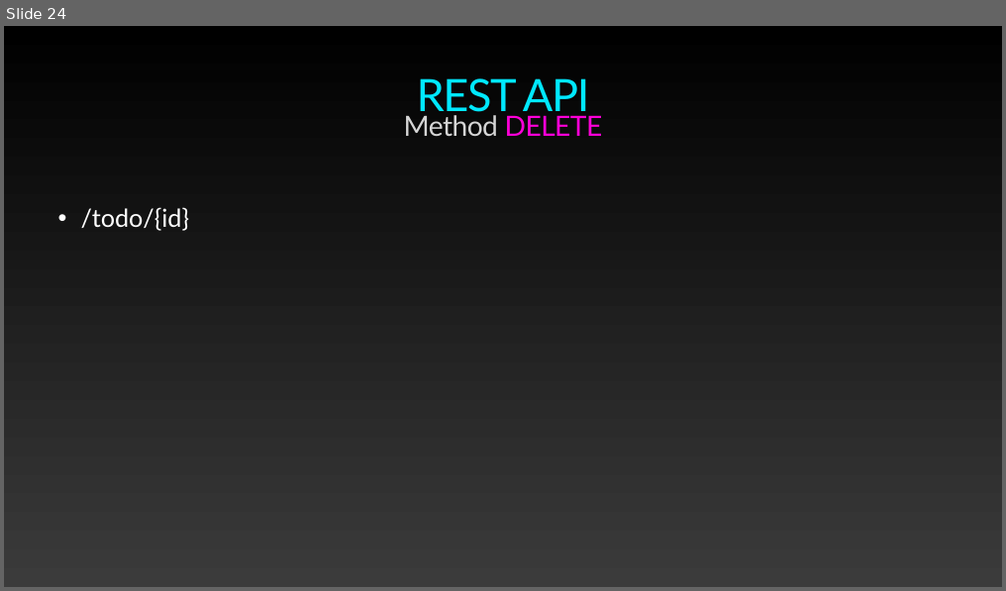
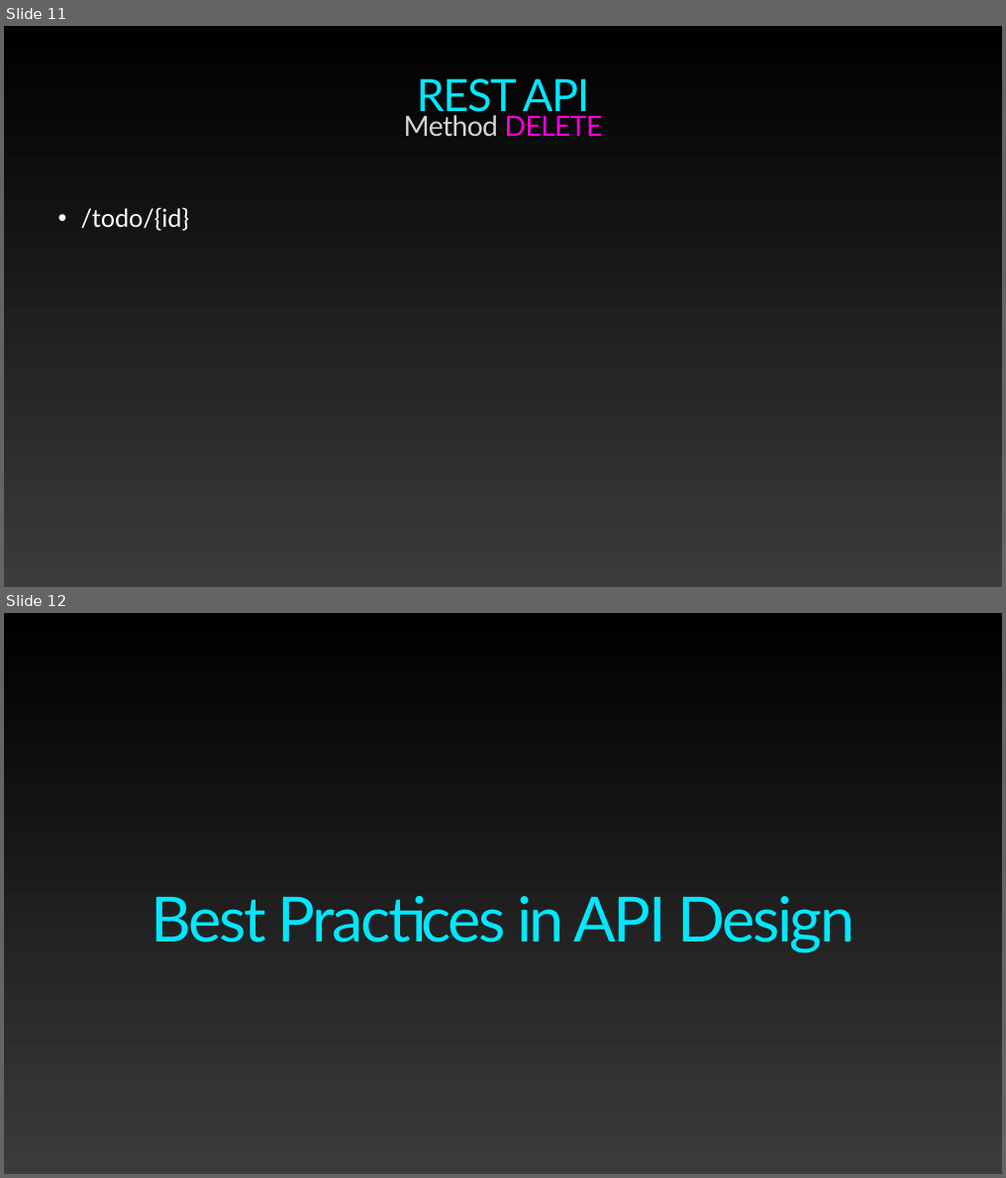
Before and after one commit to toeipaitoon/rest-api-node-js, a slide deck: docs/REST API with NODE.pptx. Shown one above the other, each under a label of ours: slide 24 before the commit, slides 11 and 12 after it. The pictures are 1006x591 and 1006x1178 pixels, drawn with LibreOffice and Linux fonts; fonts in the diff are those of the drawing. Boxes give left, top, right and bottom in pixels: in the first picture for what was removed or moved away, otherwise in the second. Text is boxed around its words. In the diff, an @@ line names an element or a change of style, - is before the commit and + after.

```diff
--- a/docs/REST API with NODE.pptx
+++ b/docs/REST API with NODE.pptx
@@ slide 12 added at bbox=[4, 613, 1002, 1174], background gradient #000000 to #3B3B3B @@
@@ text added at bbox=[152, 896, 854, 954], 120 pt, text gradient #00E8FF to #FF00F7 @@
+Best Practices in API Design
@@ what was slide 24 is now slide 11 @@
```
Also in this commit, not shown: 2 slides changed, 1 other slide added.
